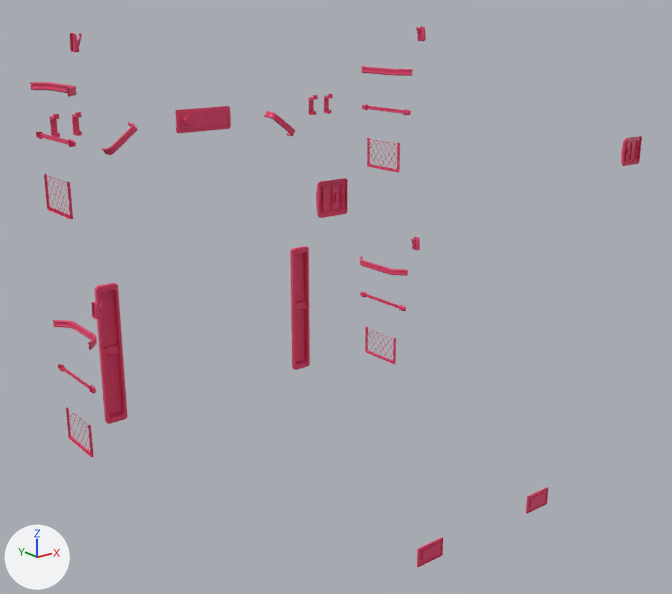
The FBX model Assets/Fbx/Vagon/Vagon_Stateroom/Vagon_Stateroom_Equipment_01.fbx as it was, and as the next commit left it.
Rendered twice from a 50 mm camera at (1.38, -3.45, 3.83) aimed at (3.66, -0.6, 2.69). Every picture has the same lights, and +X, +Y and +Z are marked at lower left. Where no turn or scale is listed for an object, it has been applied to the vertices.

Objects in the first picture: 'Vagon_Stateroom_Equipment_01'.
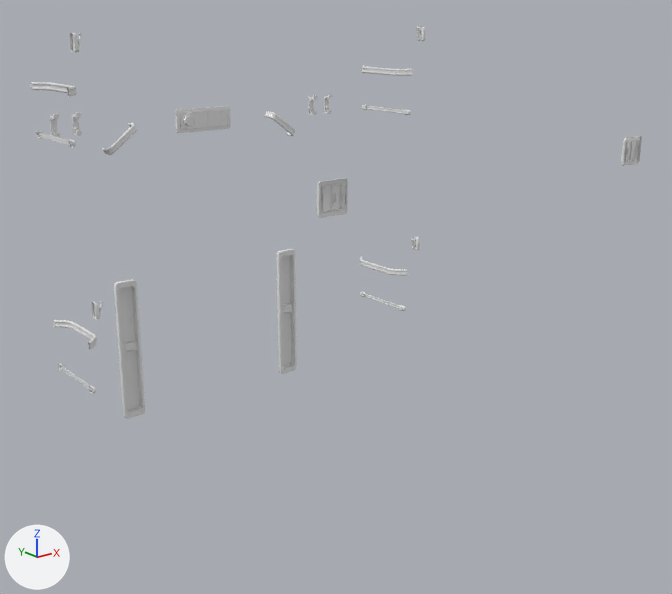
What changed in the scene script:
```text
Change mat_im_stateroom:
    mat_im_stateroom.base_color: (0.8, 0.0518, 0.153) -> (0.8, 0.8, 0.8)  # pink #e7406d -> white #e7e7e7
Change me_vagon_stateroom_equipment_01:
    used by ob_vagon_stateroom_equipment_01; location = (2.794, 0.379, 1.384)
    remove me_vagon_stateroom_equipment_01.from_pydata(...)  # 4875 vertices, 4628 faces; spans x 0.0..1.71, y -1.86..0.02, z 0.56..2.35
    add me_vagon_stateroom_equipment_01.from_pydata(...)  # 3713 vertices, 3666 faces; spans x 0.0..1.71, y -1.85..0.02, z 0.56..2.35
    me_vagon_stateroom_equipment_01 part 1: the loose piece of 76 vertices spanning x 0.27..0.35, y 0.0..0.02, z 0.88..0.93 is moved by (0.09, 0.0, 0.0)
    me_vagon_stateroom_equipment_01 part 2: 16 loose pieces with 1162 vertices, spanning x 0.0..1.71, y -1.86..-0.18, z 0.63..1.8, are deleted
    me_vagon_stateroom_equipment_01 part 3: 251 vertices moved from x 1.35..1.46, y -0.01..0.02, z 0.56..1.23 to x 1.26..1.37, y -0.01..0.02, z 0.56..1.23; 72 vertices removed from x 1.35..1.45, y -0.01..0.01, z 0.56..1.23; 72 vertices added at x 1.27..1.37, y -0.01..0.01, z 0.56..1.23
    me_vagon_stateroom_equipment_01 part 4: 15 vertices moved from x 0.34..0.35, y -0.01, z 0.56..1.23 to x 0.35..0.38, y -0.01..0.02, z 0.56..1.23; 229 vertices removed from x 0.26..0.36, y -0.01..0.02, z 0.56..1.23; 229 vertices added at x 0.35..0.46, y -0.01..0.02, z 0.56..1.23
```

Where the change shows, as pixel boxes (x1, y1, x2, y2) in the pictures (672 x 594 px; the box of a moved part takes in the faces that stretch with it):
'Vagon_Stateroom_Equipment_01', recoloured, reshaped (28% shorter): before (30, 27, 642, 567); after (30, 27, 642, 418)
part 1 of me_vagon_stateroom_equipment_01, moved or reshaped: before (104, 344, 119, 358); after (122, 340, 137, 353)
part 2 of me_vagon_stateroom_equipment_01, deleted: before (44, 138, 548, 567)
part 3 of me_vagon_stateroom_equipment_01, moved or reshaped: before (290, 246, 308, 370); after (278, 249, 297, 373)
part 4 of me_vagon_stateroom_equipment_01, moved or reshaped: before (95, 283, 127, 424); after (114, 279, 145, 418)
